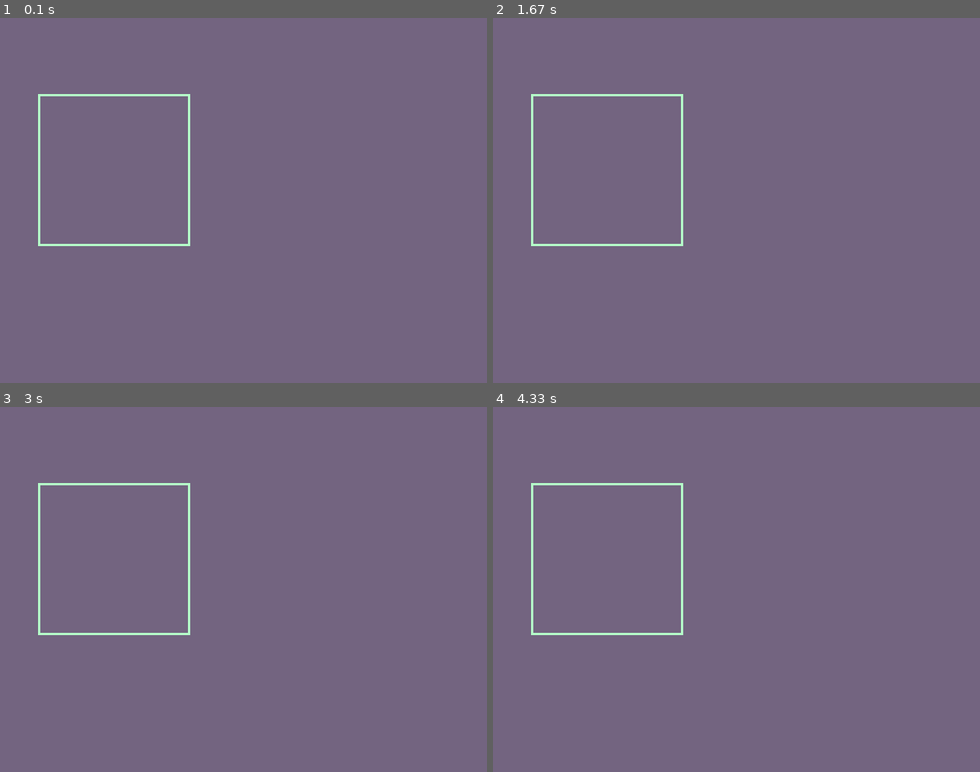
Above: before the commit, frames 1-4 (two rows, left to right).
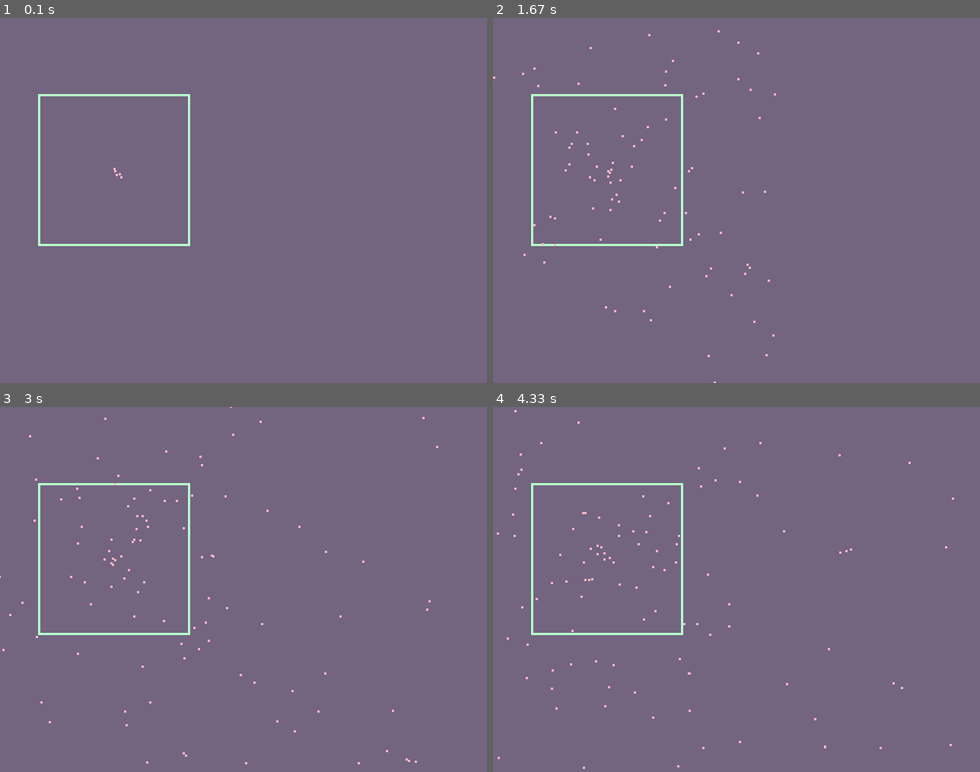
Above: after the commit, the same moments.

Repository: surrealsymmetry/PyECS
Game: pygame game, started from main.py
Two runs of this game, one before a commit and one after it. Both use one fixed random seed, a clock stepped at 60 frames per second and the inputs below.
Inputs:
- Up to frame 1 (0.1 s): no input
- Up to frame 2 (1.67 s): no input
- Up to frame 3 (3 s): no input
- Up to frame 4 (4.33 s): no input

The runs differ from the first frame. In frame 1, less than 0.1% of the frame differs, in the area x 23-26%, y 41-44%; in frame 2, 0.3%; in frame 3, 0.3%; in frame 4, 0.3%, in the area x 0-95%, y 0-100%.

Commit message:
some particle stuff that works but i hate it

Diff:
--- a/ECS.py
+++ b/ECS.py
@@ -8,23 +8,16 @@
         self.components = {}
 
         for arg in args:
-            if len(args) > 0:
-                if isinstance(arg, Component):
-                    self.grant(arg)
-                elif type(arg) is str:
-                    i = Component(arg)
-                    self.grant(i)
-                else:
-                    try:
-                        iterable_thing = iter(arg)
-                        for i in arg:
-                            if type(i) is str:
-                                i = Component(i)
-                            else:
-                                assert isinstance(arg, Component), "Entity constructor passed an iterable arg with a non-Component inside"
-                            self.grant(i)
-                    except TypeError:
-                        raise TypeError("Entity constructor passed non iterable, non-Component arg")
+            if isinstance(arg, Component):
+                self.grant(arg)
+            else:
+                try:
+                    iterable_thing = iter(arg)
+                    for i in arg:
+                        assert isinstance(arg, Component), "Entity constructor passed an iterable arg with a non-Component inside"
+                        self.grant(i)
+                except TypeError:
+                    raise TypeError("Entity constructor passed non iterable, non-Component arg")
 
     def __repr__(self):
         return "OBJ {}".format(self.id)
@@ -45,10 +38,12 @@
         assert type(key) is str and len(key) > 0, "Component provided invalid aspect key '{}'".format(key)
         self.key = key
         if hasattr(c_def, key):
-            print("Component: Definition '{}' initialized".format(key))
+            #print("Component: Definition '{}' initialized".format(key))
+            # get the function with the attribute name from c_def module and invoke it
             getattr(c_def, key)(self, *args, **kwargs)
         else:
-            print("Component: Undefined '{}' initialized".format(key))
+            #print("Component: Undefined '{}' initialized".format(key))
+            pass
 
     def __repr__(self):
         return "OBJ {}".format(self.id)
--- a/ECS_Inspector.py
+++ b/ECS_Inspector.py
@@ -15,9 +15,6 @@
         attribute_list = []
 
         for attribute in e.components.get(key).__dict__:
-            # attribute_value_type = type(getattr(e.components[key], attribute)).__name__
-            # print(attribute_value_type)
-
             if attribute in common_attributes_blacklist:
                 common_attributes_blacklist.update({ attribute : str(getattr(e.components[key], attribute))})
             else:
--- a/PyG.py
+++ b/PyG.py
@@ -11,9 +11,7 @@
 clock = pygame.time.Clock()
 
 mainloop = True
-c_timer = rack.c("timer")
-e = rack.e()
-e.grant(c_timer)
+e_timer = rack.e(rack.c("pygame_global_timer"))
 
 def run():
     global mainloop
@@ -26,6 +24,6 @@
                     mainloop = False
         screen.blit(background, (0, 0))
         rack.update()
-        text = ":FPS: {0:.2f} Playtime: {1:.2f}".format(clock.get_fps(), c_timer.total)
+        text = ":FPS: {0:.2f} Playtime: {1:.2f}".format(clock.get_fps(), e_timer.components["pygame_global_timer"].total)
         pygame.display.set_caption(text)
         pygame.display.flip()
--- a/c_def.py
+++ b/c_def.py
@@ -2,7 +2,14 @@
 import datetime
 import pygame
 
-def bounds(c, *args):
+def __kwarg_constructor(c, **kwargs):
+    for k in kwargs:
+        assert hasattr(c, k), \
+            "Component blueprint {} passed invalid keyword {} during {} construction".format(c.key, k, c.id)
+        setattr(c, k, kwargs[k])
+    return c
+
+def box(c, *args):
     if len(args) > 0:
         assert len(args) == 2, "bounds component intitialized with ILLEGAL number of arguments"
         c.x = args[0]
@@ -12,45 +19,51 @@
         c.y = 0
     return c
 
-def position(c, *args):
-    if len(args) > 0:
-        assert len(args) == 2, "position component intitialized with ILLEGAL number of arguments"
-        c.x = args[0]
-        c.y = args[1]
-    else:
-        c.x = 0
-        c.y = 0
+def vector2(c, x=0, y=0):
+    c.x = x
+    c.y = y
     return c
 
+def position(c, *args):
+    vector2(c, *args)
+    return c
+
+def momentum(c, *args):
+    vector2(c, *args)
+    return c
 
 def color(c):
     def randcolor():
         return random.randint(0, 255)
-
     c.color = (randcolor(), randcolor(), randcolor())
-    c.colors = {"bg": (81, 75, 83),
-                "hot": (238, 160, 185)}
-
+    return c
 
 def age(c):
     c.created = datetime.datetime.now()
 
 
-def graphic(c, **kwargs):
-    attr = {
-        'bounds': None,
-        'sprite': None,
-        'layer': 0}
-
-    for key in kwargs:
-        attr.update({key: kwargs[key]})
-
-    for key in attr:
-        setattr(c, key, attr[key])
+def sprite(c):
 
     return c
 
+def particle_source(c, **kwargs):
+    c.max = 0
+    c.rate = 1
+    __kwarg_constructor(c, **kwargs)
+    c.particles = []
+    return c
 
-def timer(c):
+def particle(c, source = None):
+    if source:
+        assert type(source) is str
+    c.source = source
+    return c
+
+def timer_countdown(c, lifespan=0):
+    c.remaining = lifespan
+    return c
+
+def pygame_global_timer(c):
     c.delta = 0
     c.total = 0
+    return c
--- a/main.py
+++ b/main.py
@@ -12,15 +12,27 @@
 #tests.pygame_systems()
 
 
-rack.s("Timer System", "timer", s.nudge_timer)
-rack.s("Render System", "position", "visible", s.prep_sprites, s.render)
+rack.s("Global Time System", "pygame_global_timer", s.pygame_global_timer)
+rack.s("Lifespan Countdown", "timer_countdown", s.timer_countdown)
+rack.s("Particle Spawner System", "particle_source", "position", s.point_dot_source)
+rack.s("Render System", "position", "sprite", s.render)
 
 
 e_map = rack.e()
 e_map.grant(rack.c("position", 50, 100))
-e_map.grant(rack.c("bounds", 200, 200))
-e_map.grant(rack.c("visible"))
+e_map.grant(rack.c("box", 200, 200))
+e_map.grant(rack.c("sprite"))
+
+e_spawner = rack.e()
+e_spawner.grant(rack.c("particle_source", rate=((1/(10 * 100))), max=0))
+e_spawner.grant(rack.c("timer_countdown"))
+e_spawner.grant(rack.c("position",
+                       e_map.components["position"].x + (e_map.components["box"].x/2),
+                       e_map.components["position"].y + (e_map.components["box"].y/2)))
 
 PyG.run()
-
+for i in rack.entities:
+    tools.inspect(rack.entities[i])
+for i in rack.systems:
+    tools.inspect(rack.systems[i])
 print("end of main")
--- a/rack.py
+++ b/rack.py
@@ -37,17 +37,17 @@
 
     def switch_e():
         entities[o.id] = o
-        print("racked entity", o.id)
+        #print("racked entity", o.id)
     def switch_c():
         o.id = "{}_{}".format(o.id, o.key)
         if o.key not in components:
             components[o.key] = {}
         components[o.key].update({o.id: o})
-        print("racked component", o.id)
+        #print("racked component", o.id)
     def switch_s():
         o.id = "{}_{}".format(o.id, o.name)
         systems[o.id] = o
-        print("racked system", o.id)
+        #print("racked system", o.id)
 
     {"Entity": switch_e, "Component": switch_c, "System": switch_s}[type(o).__name__]()
 
@@ -75,14 +75,19 @@
 
     {"Entity": switch_e, "Component": switch_c, "System": switch_s}[type(o).__name__]()
 
+
+update_number = 0
 def update():
+    global update_number
+    update_number += 1
+    #print("Update {}".format(update_number))
+
     for id_key in systems:
         sys = systems[id_key]
         subscribed_set = []
 
-        if  sys.keys[0] in components:
+        if sys.keys[0] in components:
             first_element_rack = components[sys.keys[0]]
-
             for id_key in first_element_rack:
                 c = first_element_rack[id_key]
                 meets_requirements = True
--- a/s_def.py
+++ b/s_def.py
@@ -1,38 +1,119 @@
 import rack
+import random
 import PyG
 import pygame
 import ECS_Inspector as tools
 
-def nudge_timer(e):
-    c = e.components["timer"]
-    c.delta = PyG.clock.tick(60)
+overlay_color_mint = (180, 255, 200)
+overlay_color_bubblegum = (255, 180, 200)
+lineweight = 3
+sprite_surface = pygame.Surface((lineweight, lineweight))
+sprite_surface.fill(overlay_color_bubblegum)
+__atlas = {("point"):sprite_surface} # used by prep_sprites and render
+
+
+def pygame_global_timer(e):
+    c = e.components["pygame_global_timer"]
+    c.delta = PyG.clock.tick_busy_loop(60)
     c.total += (c.delta / 1000)
 
-__surface_lookup = {} # used by prep_sprites and render
-def prep_sprites(e):
-    color1 = (180, 255, 200)
-    color2 = (255, 180, 200)
-    lineweight = 3
+def timer_countdown(e):
+    assert "timer_countdown" in e.components, "{}".format(e.components.keys())
+    c = e.components["timer_countdown"]
+    c.remaining -= (PyG.e_timer.components["pygame_global_timer"].delta / 1000)
 
-    if 'bounds' in e.components:
-        #box entity
-        width, height = e.components["bounds"].x, e.components["bounds"].y
-        sprite_surface = pygame.Surface((width, height))
-        sprite_surface.set_colorkey((0,0,0))
-        pygame.draw.rect(sprite_surface, color1, (0, 0, width, height), width=lineweight)
-        sprite_surface = sprite_surface.convert_alpha()
+def point_dot_source(e):
+    c_source = e.components["particle_source"]
+    c_spawn_timer = e.components["timer_countdown"]
+    source_x, source_y = e.components["position"].x, e.components["position"].y
+    particle_lifespan = 4
+    #define a particle
+    def spawn_point_dot(lifespan):
+        # this is stupid
+        # producing a normalized vector in a random float radian circle direction would be correct
+        # i dont have that tech yet
+        def generate_direction():
+            dx = random.uniform(2, 3)
+            dy = random.uniform(0, 3)
+            #print("1: {} {}".format(dx, dy))
 
-    else:
-        #point entity
-        sprite_surface = pygame.Surface((lineweight, lineweight))
-        sprite_surface.fill(color2)
-    # components should be pure data, no oop method objects
-    # todo figure out how to get pngs in here
-    #c = e.grant(rack.c("sprite"))
-    #c.surface = sprite_surface
-    __surface_lookup.update({e.id:sprite_surface})
+            #equal chance of left/right/up/down
+            if random.choice([True, False]):
+                dx *= -1
+            if random.choice([True, False]):
+                dy *= -1
+            #print("2: {} {}".format(dx, dy))
+            #equal chance for either axis to be the "definitely moving" axis
+            if random.choice([True, False]):
+                temp = dx
+                dx = dy
+                dy = temp
+            #print("3: {} {}".format(dx, dy))
+            return dx, dy
+
+        e_particle = rack.e()
+        e_particle.grant(rack.c("particle", e.id))
+        e_particle.grant(rack.c("sprite"))
+        e_particle.grant(rack.c("position", source_x, source_y))
+        e_particle.grant(rack.c("momentum", *generate_direction()))
+        e_particle.grant(rack.c("timer_countdown", lifespan))
+        return e_particle
+
+    def particle_behaviour(p):
+        p.components["position"].x += p.components["momentum"].x
+        p.components["position"].y += p.components["momentum"].y
+
+    #make a new particle sometimes
+
+    if c_spawn_timer.remaining <= 0:
+        c_spawn_timer.remaining = c_source.rate
+        #either we're under the particle cap or there is no cap
+        if len(c_source.particles) < c_source.max - 1 or c_source.max <= 0:
+            c_source.particles.append(spawn_point_dot(particle_lifespan))
+
+    #update all particles positions every time
+    for i in range(0, len(c_source.particles)-1):
+        ###
+        ### this line throws an error when exiting pygame loop sometimes?
+        ### list index out of range
+        ### it should be in range by definition at this point i dont get it
+        ### todo add a more descriptive throw
+        p = c_source.particles[i]
+        c_particle_lifespan = p.components["timer_countdown"]
+        if c_particle_lifespan.remaining <= 0:
+            c_source.particles.pop(i)
+            p.purge(p)
+        else:
+            particle_behaviour(p)
 
 
 def render(e):
+    c = e.components["sprite"]
     pos = e.components["position"].x, e.components["position"].y
-    PyG.screen.blit(__surface_lookup[e.id], pos)
+    curr_sprite = None
+    if hasattr(c, 'sprite'):
+        curr_sprite = __atlas[c.sprite]
+    elif hasattr(c, 'box'):
+        curr_sprite = __atlas[c.box]
+    elif hasattr(c, 'point'):
+        curr_sprite = __atlas[c.point]
+    else:
+        if "box" in e.components:
+            # box entity
+            atlas_key = ("box", e.components["box"].x, e.components["box"].y)
+            width, height = atlas_key[1], atlas_key[2]
+            if atlas_key not in __atlas:
+                sprite_surface = pygame.Surface((width, height))
+                sprite_surface.set_colorkey((0, 0, 0))
+                pygame.draw.rect(sprite_surface, overlay_color_mint, (0, 0, width, height), width=lineweight)
+                __atlas[atlas_key] = sprite_surface.convert_alpha()
+            e.components["sprite"].box = ("box", width, height)
+            curr_sprite = __atlas[atlas_key]
+            #print("\tbox entity prepped for ", e.id)
+        else:
+            # point entity
+            e.components["sprite"].point = ("point")
+            curr_sprite = __atlas[("point")]
+            #print("\tpoint entity prepped for ", e.id)
+
+    PyG.screen.blit(curr_sprite, pos)
